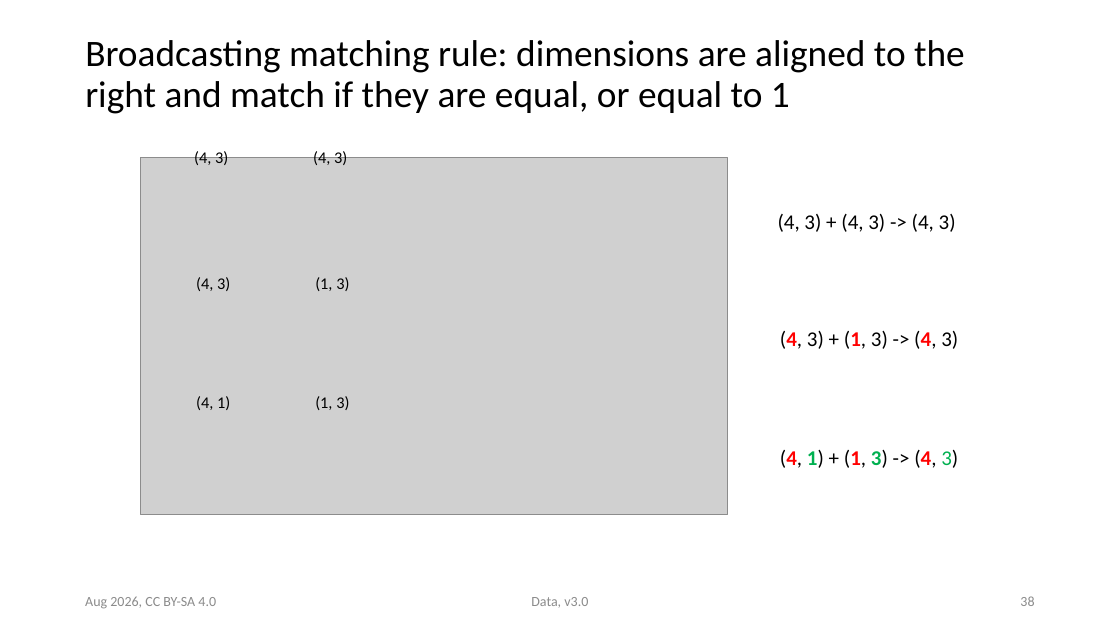
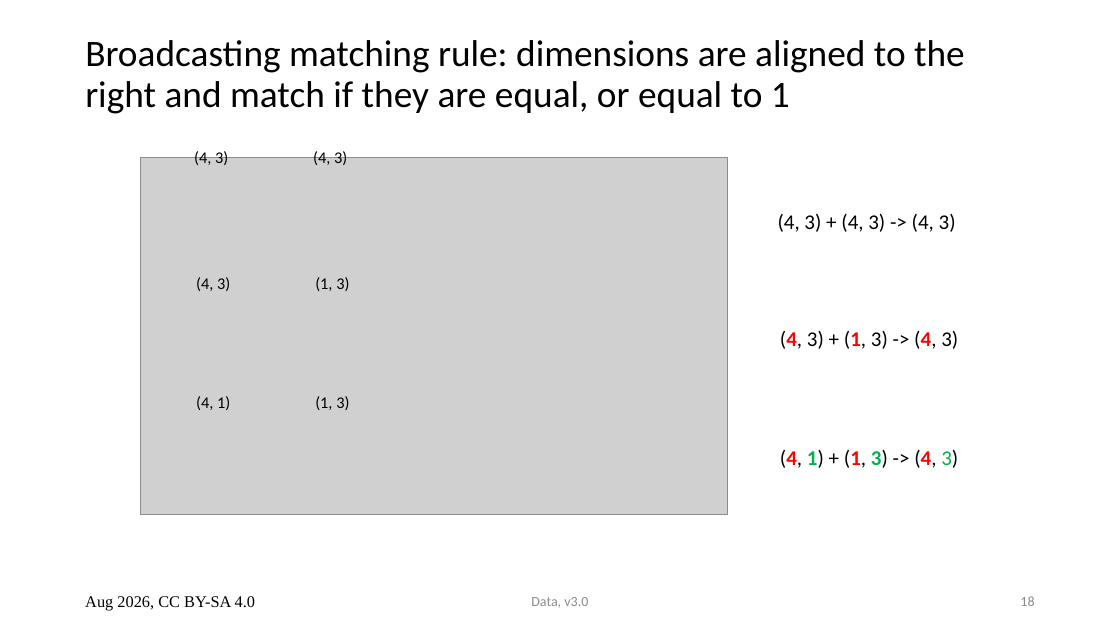
Before and after one commit to ASPP/data_class, a slide deck: slide 18 of numpy.pptx (slide 38 before the commit). Drawn at 1120x630 pixels with LibreOffice and Linux fonts; fonts in the diff are those of the drawing; grey boxes stand for pictures. Boxes give left, top, right and bottom in pixels: in the first picture for what was removed or moved away, otherwise in the second. Text is boxed around its words. In the diff, an @@ line names an element or a change of style, - is before the commit and + after.

Commit message:
Move and shrink broadcast in numpy part

```diff
--- a/numpy.pptx
+++ b/numpy.pptx
@@ text "Aug 2026, CC BY-SA 4.0" at (85,596,255,611): size 12 to 14 pt, font Calibri to Times New Roman, text colour #8B8B8B to #000000 @@
@@ page number at (1020,596,1034,606): text changed @@
-38
+18
```
Also in this commit, not shown: 10 other slides changed, 3 slides removed.
